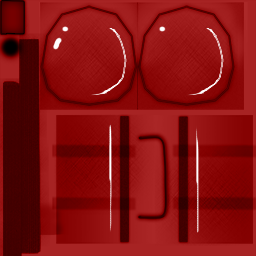
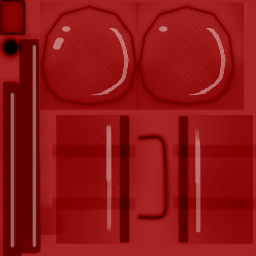
The second 256 x 256 image is a revision of the first. Changes to its layers:
renamed "图层 1 copy" to "lights", opacity 100% → 40%, painted on it, unmasked it over (10, 26, 226, 249)
removed layer "图层 1" over (159, 26, 224, 96)
removed layer "图层 2" over (109, 124, 199, 233)
